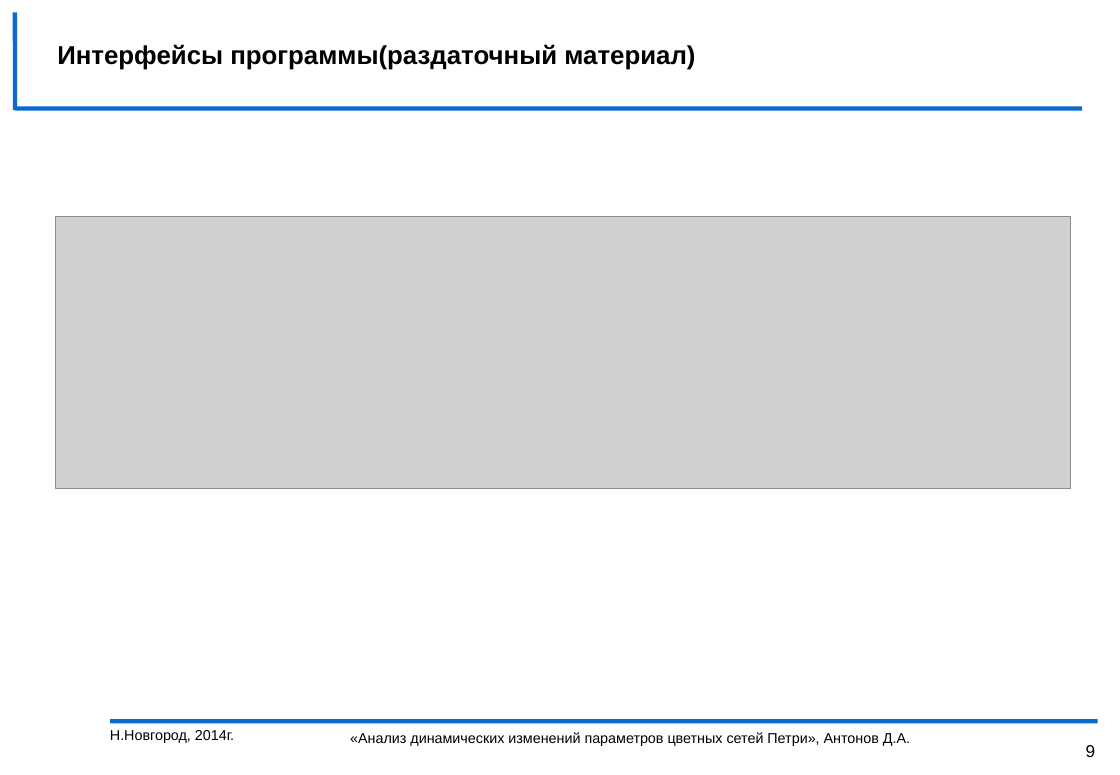
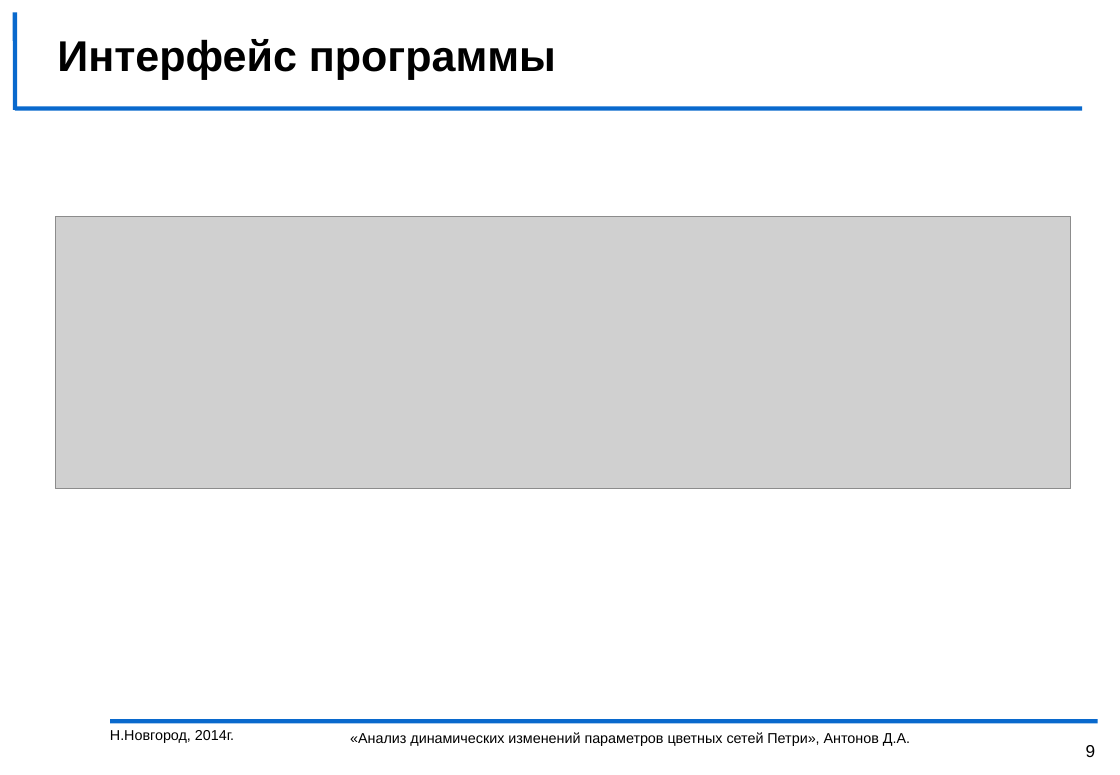
Before and after one commit to DeantoPrivate/myPetri, a slide deck: slide 9 of диплом/презентация и выступление/презентация.ppt. Drawn at 1120x775 pixels with LibreOffice and Linux fonts; fonts in the diff are those of the drawing; grey boxes stand for pictures; background and template pictures are left out. Boxes give left, top, right and bottom in pixels: in the first picture for what was removed or moved away, otherwise in the second. Text is boxed around its words. In the diff, an @@ line names an element or a change of style, - is before the commit and + after.

```diff
--- a/диплом/презентация и выступление/презентация.ppt
+++ b/диплом/презентация и выступление/презентация.ppt
@@ title at <box>57,39,556,80</box>: text changed; size 18 to 30 pt @@
-Интерфейсы программы(раздаточный материал)
+Интерфейс программы
```
Also in this commit, not shown: 5 other slides changed, 1 other file.
